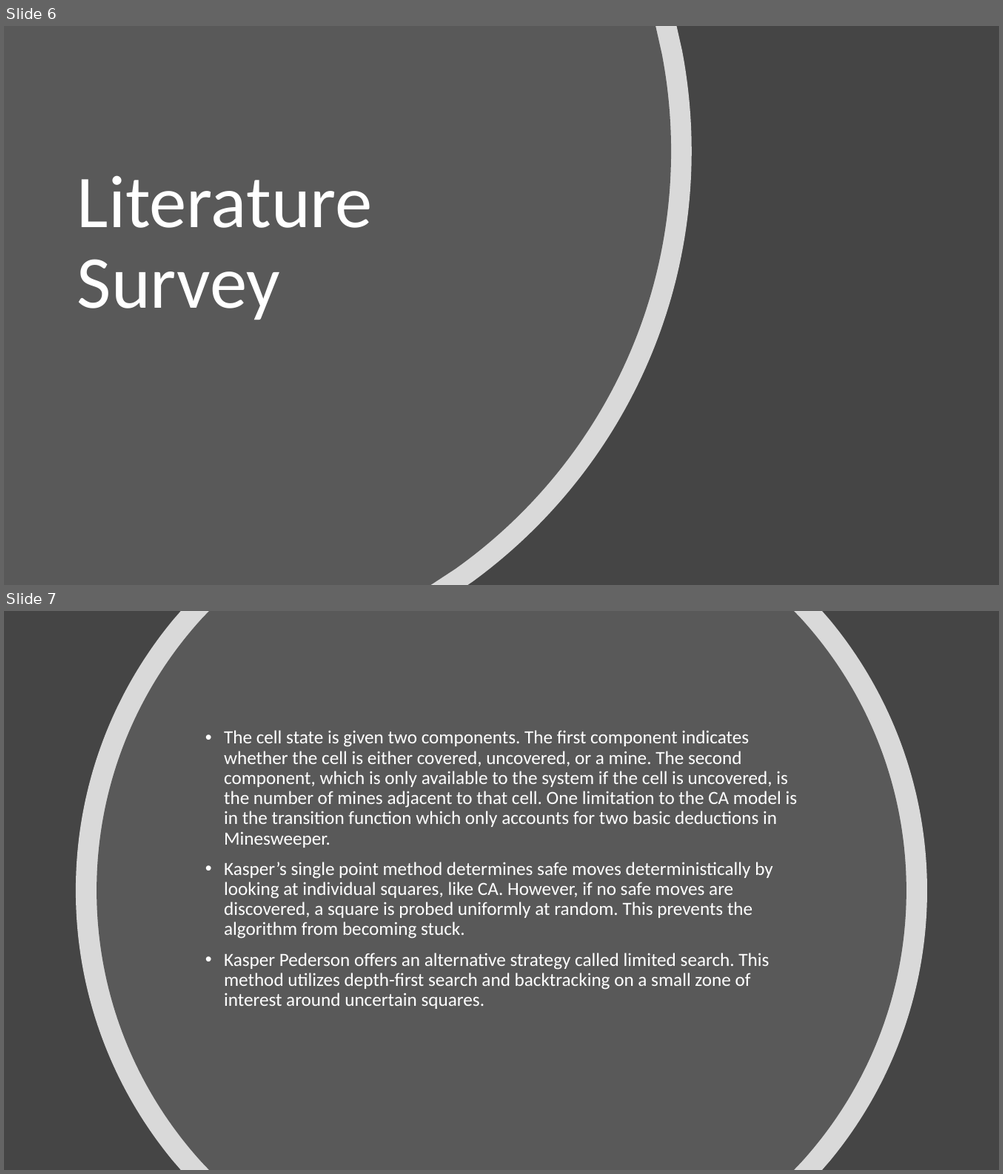
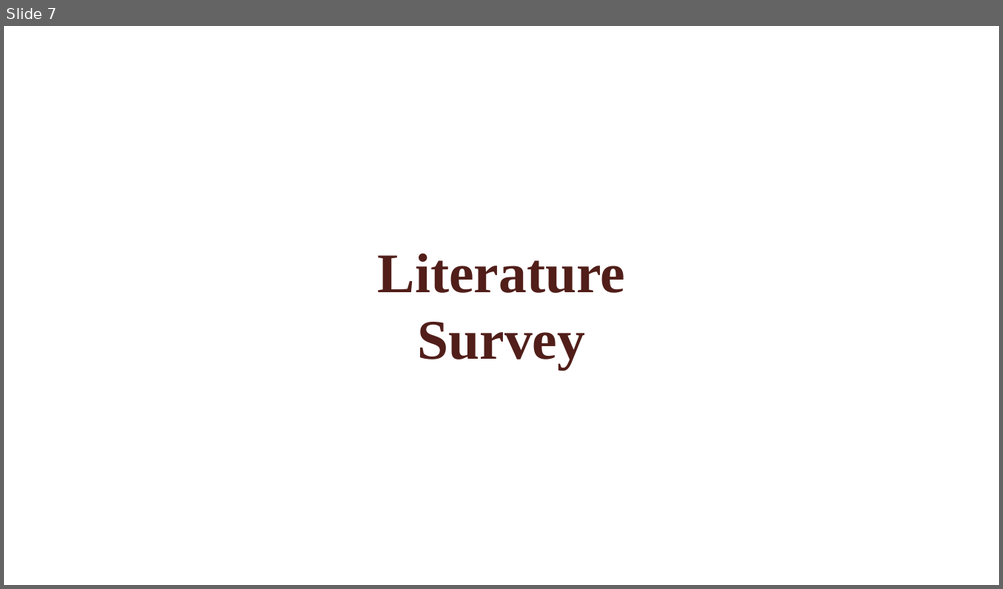
Before and after one commit to VikalpRusia/MineSweeper, a slide deck: documents/ppt/minesweeper_ppt.pptx. Shown one above the other, each under a label of ours: slides 6 and 7 before the commit, slide 7 after it. The pictures are 1003x1174 and 1003x589 pixels, drawn with LibreOffice and Linux fonts; fonts in the diff are those of the drawing; background and template pictures are left out. Boxes give left, top, right and bottom in pixels: in the first picture for what was removed or moved away, otherwise in the second. Text is boxed around its words. In the diff, an @@ line names an element or a change of style, - is before the commit and + after.

```diff
--- a/documents/ppt/minesweeper_ppt.pptx
+++ b/documents/ppt/minesweeper_ppt.pptx
@@ slide 7 removed at bbox=[4, 611, 999, 1170], background #454545 @@
@@ freeform shape removed at bbox=[76, 611, 927, 1170] @@
@@ freeform shape removed at bbox=[96, 611, 906, 1170] @@
@@ text removed at bbox=[224, 730, 797, 1009] @@
-• The cell state is given two components. The first component indicates whether the cell is either covered, uncovered, or a mine. The second component, which is only available to the system if the cell is uncovered, is the number of mines adjacent to that cell. One limitation to the CA model is in the transition function which only accounts for two basic deductions in Minesweeper.
-• Kasper’s single point method determines safe moves deterministically by looking at individual squares, like CA. However, if no safe moves are discovered, a square is probed uniformly at random. This prevents the algorithm from becoming stuck.
-• Kasper Pederson offers an alternative strategy called limited search. This method utilizes depth-first search and backtracking on a small zone of interest around uncertain squares.
@@ what was slide 6 is now slide 7 @@
@@ slide 7 changed as well @@
@@ background #454545 to picture (left out) @@
@@ freeform shape removed at bbox=[4, 26, 692, 585] @@
@@ freeform shape removed at bbox=[4, 26, 671, 585] @@
@@ text at bbox=[378, 253, 625, 370]: text changed; size 72 to 54 pt; font Calibri to Times New Roman; text colour #FFFFFF to #511E19; bold on @@
-Literature Survey
+Literature
+Survey
```
Also in this commit, not shown: 10 other slides changed, 6 slides added, 2 other slides removed.
